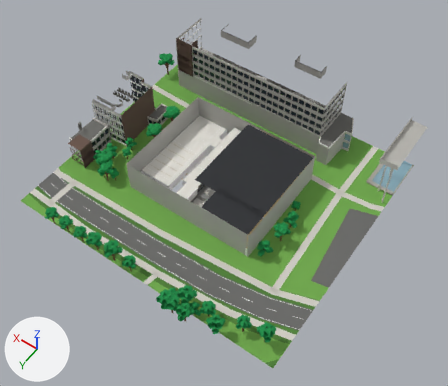
The FBX model unity/KatsushikaCampusDays/Assets/Models/Interiors/gym.fbx: old version first, new version second.
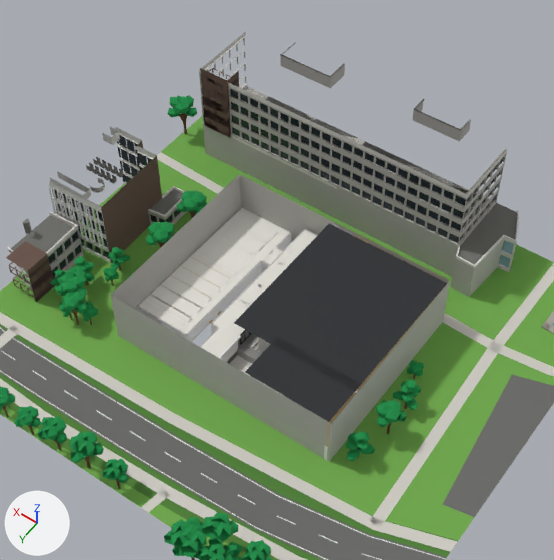
Each version appears first whole from a 50 mm camera at (-90.5, 150.8, 190.7) aimed at (-7.2, 34.2, 7.5), and next in a close-up on the part from 14% to 83% of the width and 0% to 81% of the height. Lighting does not change. The marker at lower left points along +X, +Y and +Z. The last two pictures show the newer version. Where no turn or scale is listed for an object, it has been applied to the vertices.

The first close-up shows 'ext_gym', 'ext_gym_trees', 'wall_gym' and 1 more.
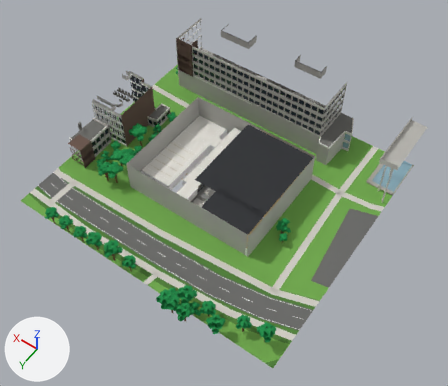
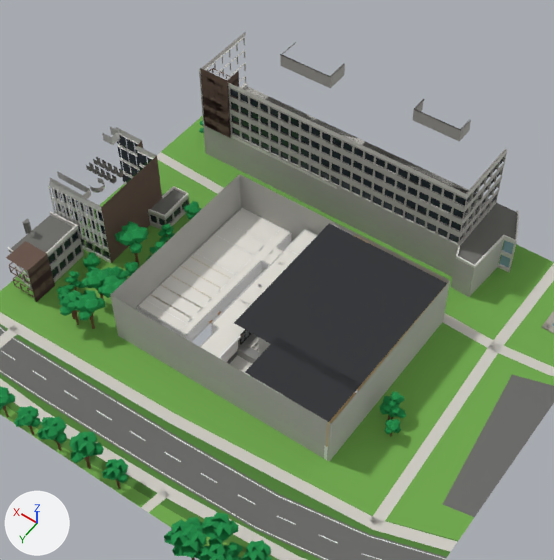
The change, as a diff of the scene's bpy script:
```diff
--- a/unity/KatsushikaCampusDays/Assets/Models/Interiors/gym.fbx.py
+++ b/unity/KatsushikaCampusDays/Assets/Models/Interiors/gym.fbx.py
@@ me_ext_gym_trees @@
 # used by ob_ext_gym_trees; location = (0.0, 0.0, 0.0)
-me_ext_gym_trees.from_pydata(...)  # 5377 vertices, 4646 faces; spans x -53.8..60.6, y -15.1..84.9, z 0.0..11.3
+me_ext_gym_trees.from_pydata(...)  # 5137 vertices, 4472 faces; spans x -53.8..53.7, y -16.7..84.9, z 0.0..11.6
+# me_ext_gym_trees part 1: 234 loose pieces with 2517 vertices, spanning x -36.8..60.6, y -15.1..53.8, z 0.0..11.3, are deleted
+# me_ext_gym_trees part 2: 24 vertices moved from x 33.8..39.5, y 25.1..51.0, z 2.6..5.5 to x 33.8..39.4, y 25.1..51.7, z 1.6..7.9; 276 vertices removed from x 32.6..43.5, y 10.8..51.8, z 0.0..10.8; 2082 vertices added at x 28.8..46.0, y 10.2..54.6, z 0.0..11.6
+# me_ext_gym_trees part 3: 59 vertices removed from x -34.6..-32.7, y 35.1..36.8, z 0.0..5.4; 387 vertices added at x -36.5..-29.8, y 29.0..37.6, z 0.0..7.8
+# other edits to the shape of me_ext_gym_trees do not show in these pictures
 me_ext_gym_trees.materials.append(mat_trunk)
```

Changed parts and their boxes [x1, y1, x2, y2] in the close-ups (554 x 560 px):
'ext_gym_trees', reshaped
    before: [0, 95, 424, 560]
    after: [0, 120, 406, 560]
part 1 of me_ext_gym_trees, deleted
    before: [50, 95, 424, 461]
part 2 of me_ext_gym_trees, built on
    before: [61, 211, 196, 325]
    after: [57, 201, 202, 329]
part 3 of me_ext_gym_trees, reshaped
    before: [387, 423, 391, 434]
    after: [379, 392, 406, 437]
